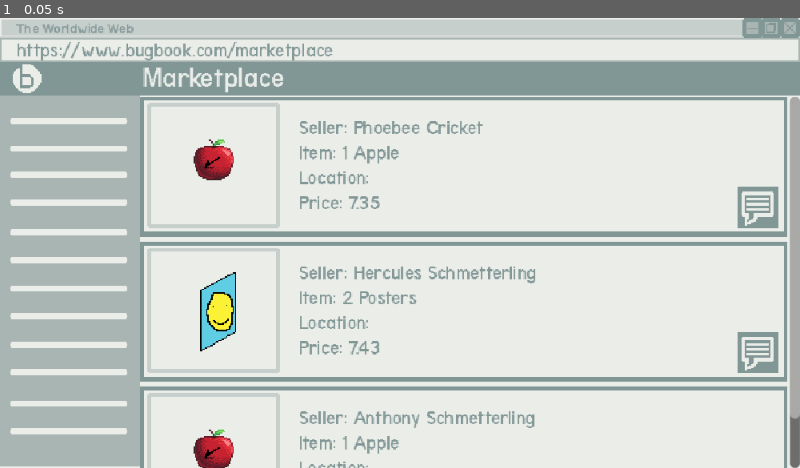
Above: before the commit, frame 1.
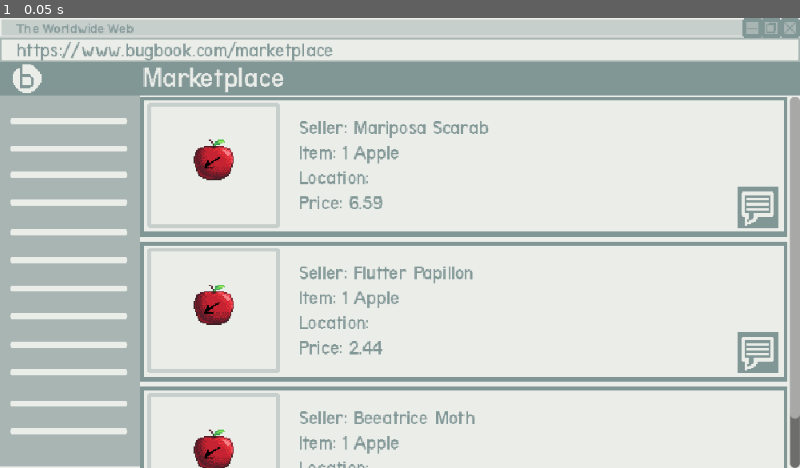
Above: after the commit, the same moment.

Repository: colejparker/brackeysgamejam2026_1
Game: Godot game, scene res://src/marketplace/marketplace.tscn
Same seed, same stepped clock (60 frames per second), same inputs: the game is played once before the commit and once after it. This scene is started directly instead of the project's main scene.
Inputs:
- Up to frame 1 (0.05 s): no input

The runs differ from the first frame. In frame 1, 1.9% of the frame differs, in the area x 24-67%, y 22-92%.

Commit message:
CardData Marketplace Fix

Diff:
--- /dev/null
+++ b/brackeysgamejam-2026-1/src/global/CardData.gd
@@ -0,0 +1,7 @@
+class_name CardData
+extends Resource
+
+var furniture: FurnitureData
+var quantity: int
+var price: float
+var seller_name: String
--- a/brackeysgamejam-2026-1/src/global/game.gd
+++ b/brackeysgamejam-2026-1/src/global/game.gd
@@ -6,7 +6,7 @@
 var inventory: Array[FurnitureData] = []
 var selected_inventory_slot = 0
 
-var current_cards: Array[Node] = []
+var current_cards: Array[CardData] = []
 
 var pause_menu: PackedScene = preload("res://src/global/ui/pause_menu.tscn")
 var card_scene: PackedScene = preload("res://src/marketplace/card.tscn")
@@ -48,6 +48,9 @@
 			var furniture_data = ResourceLoader.load(FURNITURE_RESOURCE_DIR + file_name) as FurnitureData
 			furniture_catalog.set(furniture_data.name, furniture_data)
 
+var first_names: Array[String] = ["Grub", "Anthony", "Beeatrice", "Buzz", "Bugs", "Mariposa", "Archer", "Phoebee", "Luna", "Flutter", "Jiminy", "Honey", "Lady", "Dotty", "June", "Hercules"]
+var last_names: Array[String] = ["Bub", "Beedle", "Queen", "Schmetterling", "Papillon", "Cricket", "Scarab", "Hornet", "Moth"]
+
 func generate_new_cards():
 	current_cards.clear()
 
@@ -57,23 +60,21 @@
 	var num_cards = rng.randi_range(3, 6)
 
 	for n in num_cards:
-		var card = card_scene.instantiate()
-
 		var ran_num_items = rng.randi_range(1, 10)
 		var num_items = 1
 		if ran_num_items == 10:
 			num_items = 3
 		elif ran_num_items >= 8:
 			num_items = 2
-		var random_furniture = furniture_catalog.values().pick_random()
-		var furniture_for_card: Array[FurnitureData] = []
 
-		for i in num_items:
-			furniture_for_card.append(random_furniture)
+		var card_data = CardData.new()
+		card_data.furniture = furniture_catalog.values().pick_random()
+		card_data.quantity = num_items
+		card_data.price = rng.randf_range(3.0, 10.0) * (num_items * 0.75)
+		card_data.price = round(card_data.price * 100.0) / 100.0
+		card_data.seller_name = first_names.pick_random() + " " + last_names.pick_random()
 
-		card.furniture_data = furniture_for_card
-
-		current_cards.append(card)
+		current_cards.append(card_data)
 
 
 func _input(event):
--- a/brackeysgamejam-2026-1/src/marketplace/card.gd
+++ b/brackeysgamejam-2026-1/src/marketplace/card.gd
@@ -1,8 +1,6 @@
 extends Node
 
-@export var furniture_data: Array[FurnitureData]
-var price: float
-var seller_name: String = ""
+var card_data: CardData
 
 @onready var item_label: Label = $Control/VBoxContainer/ItemLabel
 @onready var location_label: Label = $Control/VBoxContainer/LocationLabel
@@ -10,28 +8,14 @@
 @onready var seller_label: Label = $Control/VBoxContainer/SellerLabel
 @onready var furniture_picture: Sprite2D = $FurniturePicture
 
-var rng = RandomNumberGenerator.new()
-
-var first_names: Array[String] = ["Grub", "Anthony", "Beeatrice", "Buzz", "Bugs", "Mariposa", "Archer", "Phoebee", "Luna", "Flutter", "Jiminy", "Honey", "Lady", "Dotty", "June", "Hercules"]
-var last_names: Array[String] = ["Bub", "Beedle", "Queen", "Schmetterling", "Papillon", "Cricket", "Scarab", "Hornet", "Moth"]
-
 func _ready():
-	furniture_picture.texture = furniture_data[0].texture
-	if furniture_data[0].is_wall:
+	furniture_picture.texture = card_data.furniture.texture
+	if card_data.furniture.is_wall:
 		furniture_picture.hframes = 2
 	else:
 		furniture_picture.hframes = 4
-	item_label.text = "Item: " + str(furniture_data.size()) + " " + furniture_data[0].name
-	if furniture_data.size() > 1:
+	item_label.text = "Item: " + str(card_data.quantity) + " " + card_data.furniture.name
+	if card_data.quantity > 1:
 		item_label.text += "s"
-	_generate_price()
-	_generate_seller_name()
-
-func _generate_price():
-	price = (rng.randf_range(3.0, 10.0)*(furniture_data.size()*0.75))
-	price = round(price*100.0) / 100.0
-	price_label.text = "Price: " + str(price)
-
-func _generate_seller_name():
-	seller_name = first_names.pick_random() + " " + last_names.pick_random()
-	seller_label.text = "Seller: " + seller_name
+	price_label.text = "Price: " + str(card_data.price)
+	seller_label.text = "Seller: " + card_data.seller_name
--- a/brackeysgamejam-2026-1/src/marketplace/marketplace.gd
+++ b/brackeysgamejam-2026-1/src/marketplace/marketplace.gd
@@ -4,6 +4,8 @@
 
 @onready var cards: VBoxContainer = $CanvasLayer/MarginContainer/ScrollContainer/Cards
 @onready var close_button: TextureButton = $CanvasLayer/CloseButton
+
+var card_scene: PackedScene = preload("res://src/marketplace/card.tscn")
 
 func _ready():
 	close_button.pressed.connect(_close_marketplace)
@@ -13,7 +15,9 @@
 	for child in cards.get_children():
 		child.queue_free()
 
-	for card in Game.current_cards:
+	for card_data in Game.current_cards:
+		var card = card_scene.instantiate()
+		card.card_data = card_data
 		cards.add_child(card)
 
 func _close_marketplace():
Not shown, added: brackeysgamejam-2026-1/src/global/CardData.gd.uid
